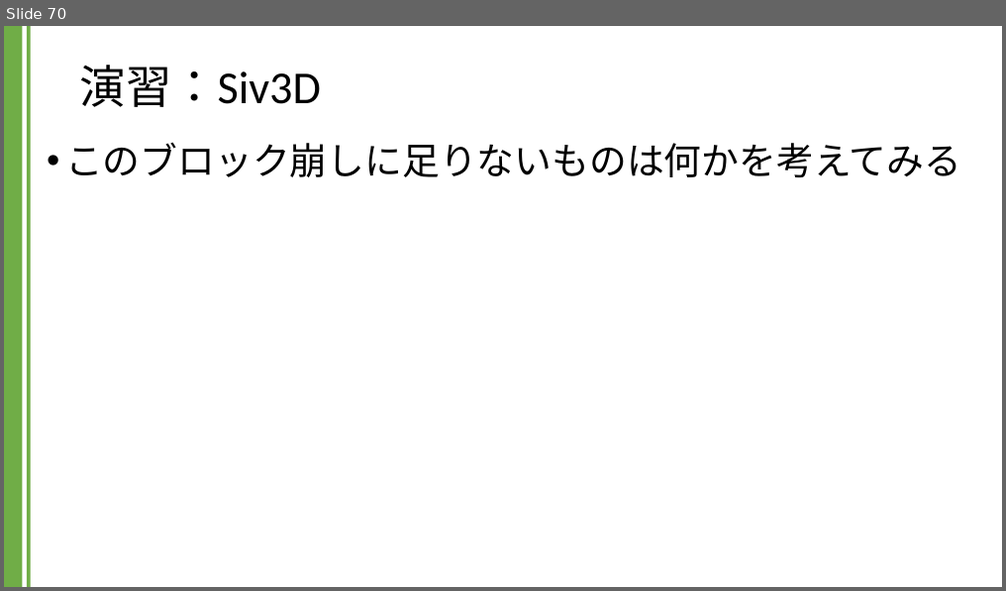
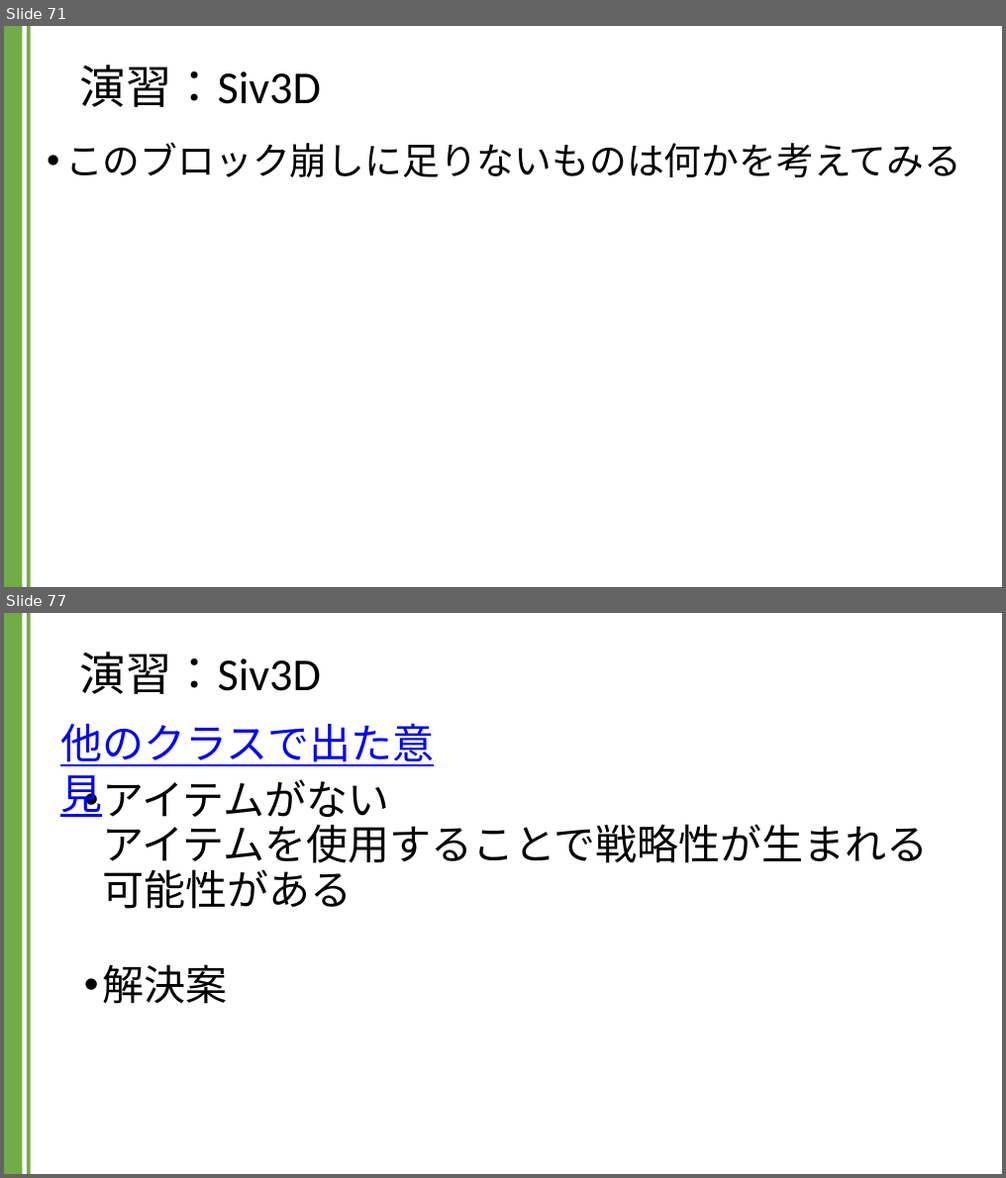
Before and after one commit to kic-murata/cpp2024, a slide deck: 授業資料/演習課題：Siv3D.pptx. Shown one above the other, each under a label of ours: slide 70 before the commit, slides 71 and 77 after it; the slides between them are not shown. The pictures are 1006x591 and 1006x1178 pixels, drawn with LibreOffice and Linux fonts; fonts in the diff are those of the drawing; background and template pictures are left out. Boxes give left, top, right and bottom in pixels: in the first picture for what was removed or moved away, otherwise in the second. Text is boxed around its words. In the diff, an @@ line names an element or a change of style, - is before the commit and + after.

```diff
--- a/授業資料/演習課題：Siv3D.pptx
+++ b/授業資料/演習課題：Siv3D.pptx
@@ slide 77 added at [4,613,1002,1174], background #FFFFFF; not listed: 2 template elements that a slide beside it also shows @@
@@ title added at [80,652,321,694], 44 pt, text #000000 @@
+演習：Siv3D
@@ text added at [60,723,434,766], 40 pt, text #0000FF, underline @@
+他のクラスで出た意見
@@ text added at [103,779,929,1004], 40 pt, text #000000 @@
+  • アイテムがない
+    アイテムを使用することで戦略性が生まれる
+    可能性がある
+  • 解決案
@@ what was slide 70 is now slide 71 @@
```
Also in this commit, not shown: 7 slides changed, 11 other slides added.
